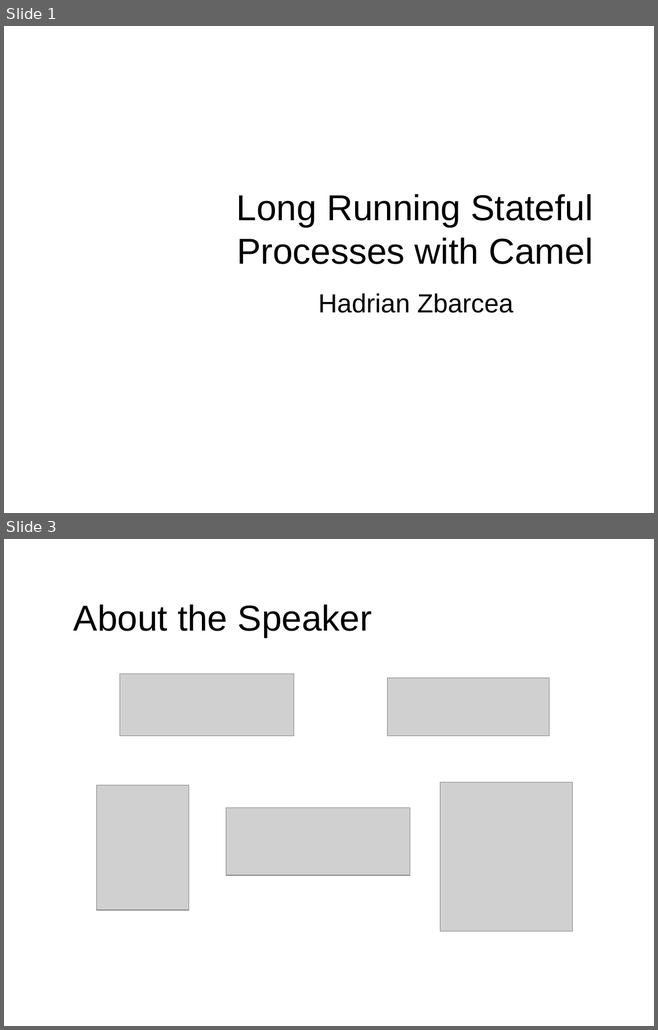
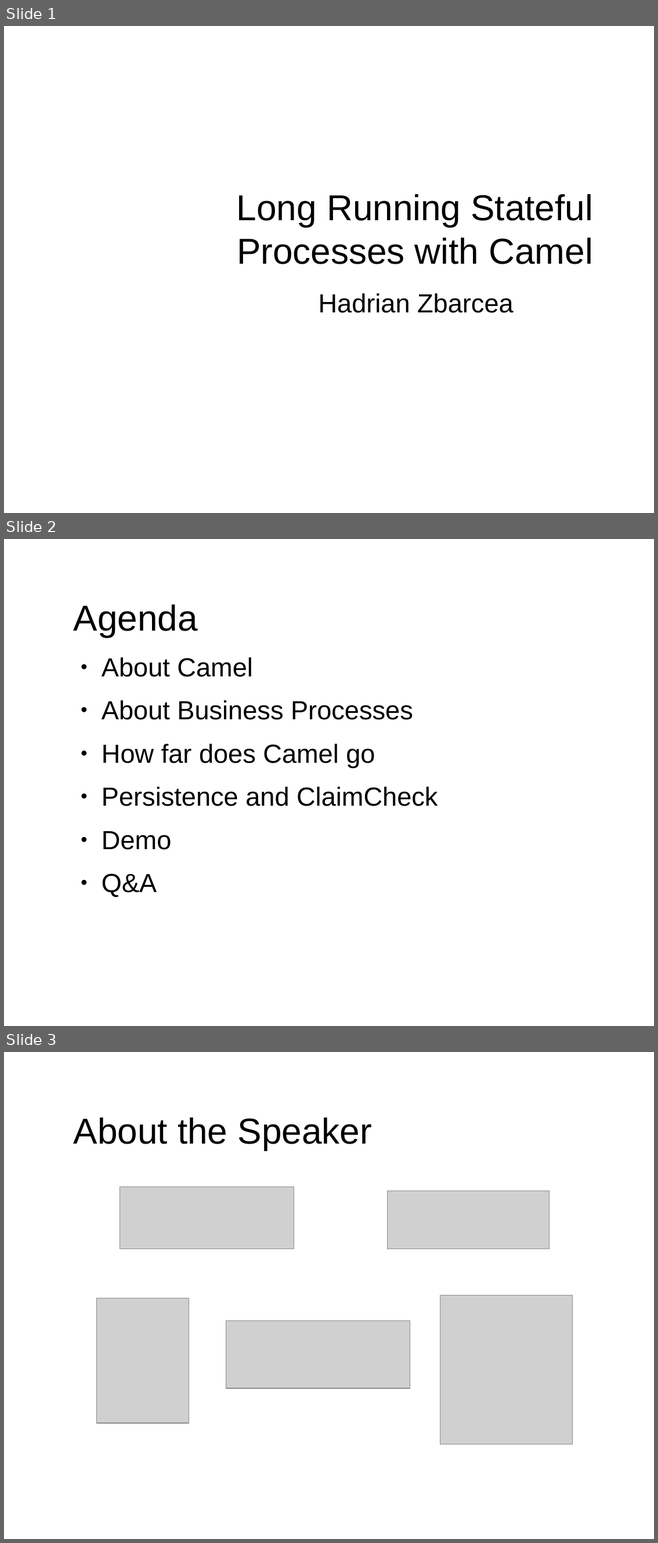
Before and after one commit to hzbarcea/apachecon, a slide deck: acna2013/camel-acna-2013.odp. Shown one above the other, each under a label of ours: slides 1 and 3 before the commit, slides 1, 2 and 3 after it; the slides between them are not shown. The pictures are 658x1030 and 658x1543 pixels, drawn with LibreOffice and Linux fonts; fonts in the diff are those of the drawing; grey boxes stand for pictures; background and template pictures are left out. Boxes give left, top, right and bottom in pixels: in the first picture for what was removed or moved away, otherwise in the second. Text is boxed around its words. In the diff, an @@ line names an element or a change of style, - is before the commit and + after.

Commit message:
Update agenda

```diff
--- a/acna2013/camel-acna-2013.odp
+++ b/acna2013/camel-acna-2013.odp
@@ slide 2 added at <box>4,539,654,1026</box>, background picture (left out) @@
@@ title added at <box>74,605,198,638</box>, 44 pt, text #000000 @@
+Agenda
@@ text added at <box>101,657,437,897</box>, 32 pt, text #000000 @@
+● About Camel
+● About Business Processes
+● How far does Camel go
+● Persistence and ClaimCheck
+● Demo
+● Q&A
```
Also in this commit, not shown: 1 slide changed, 1 slide removed.
